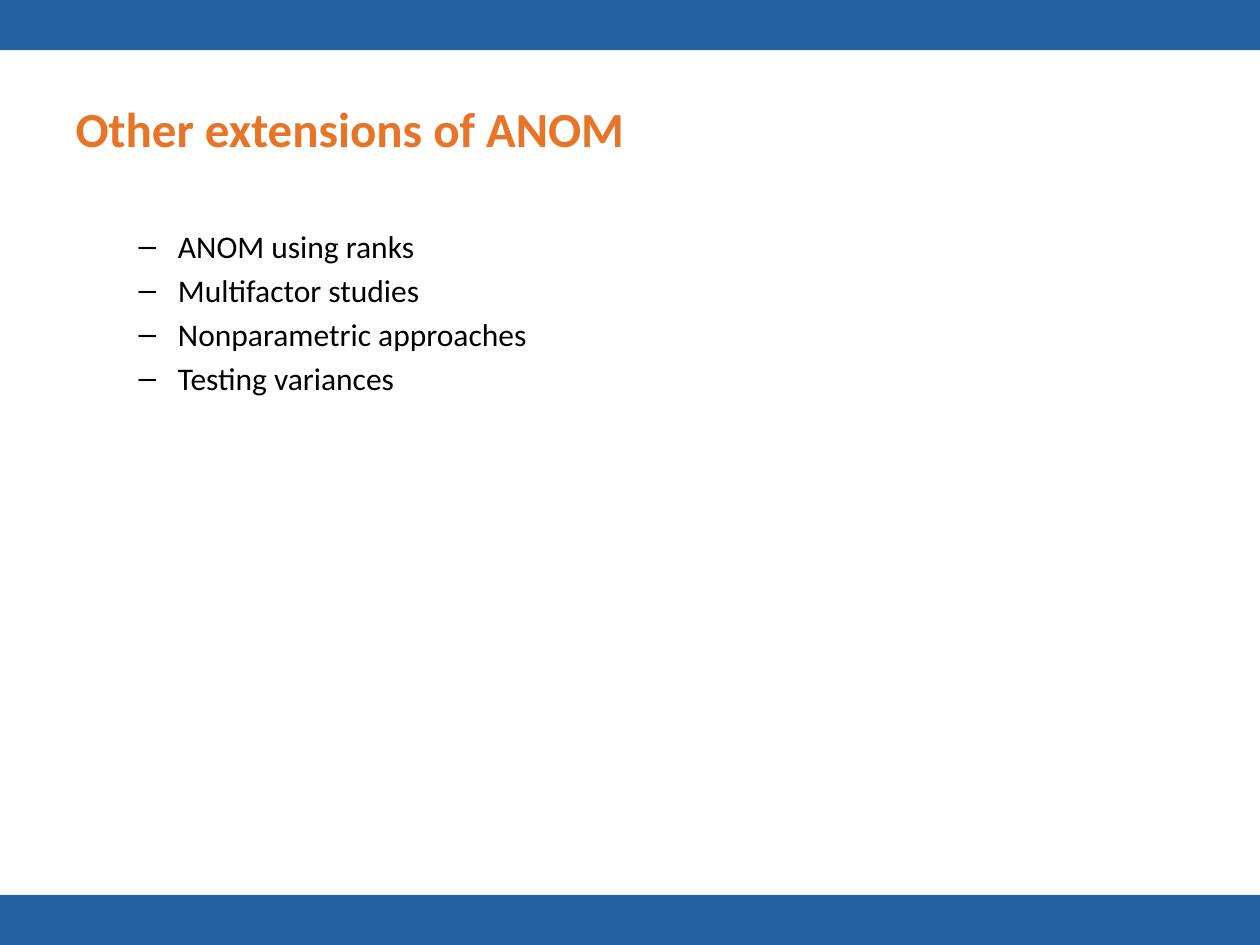
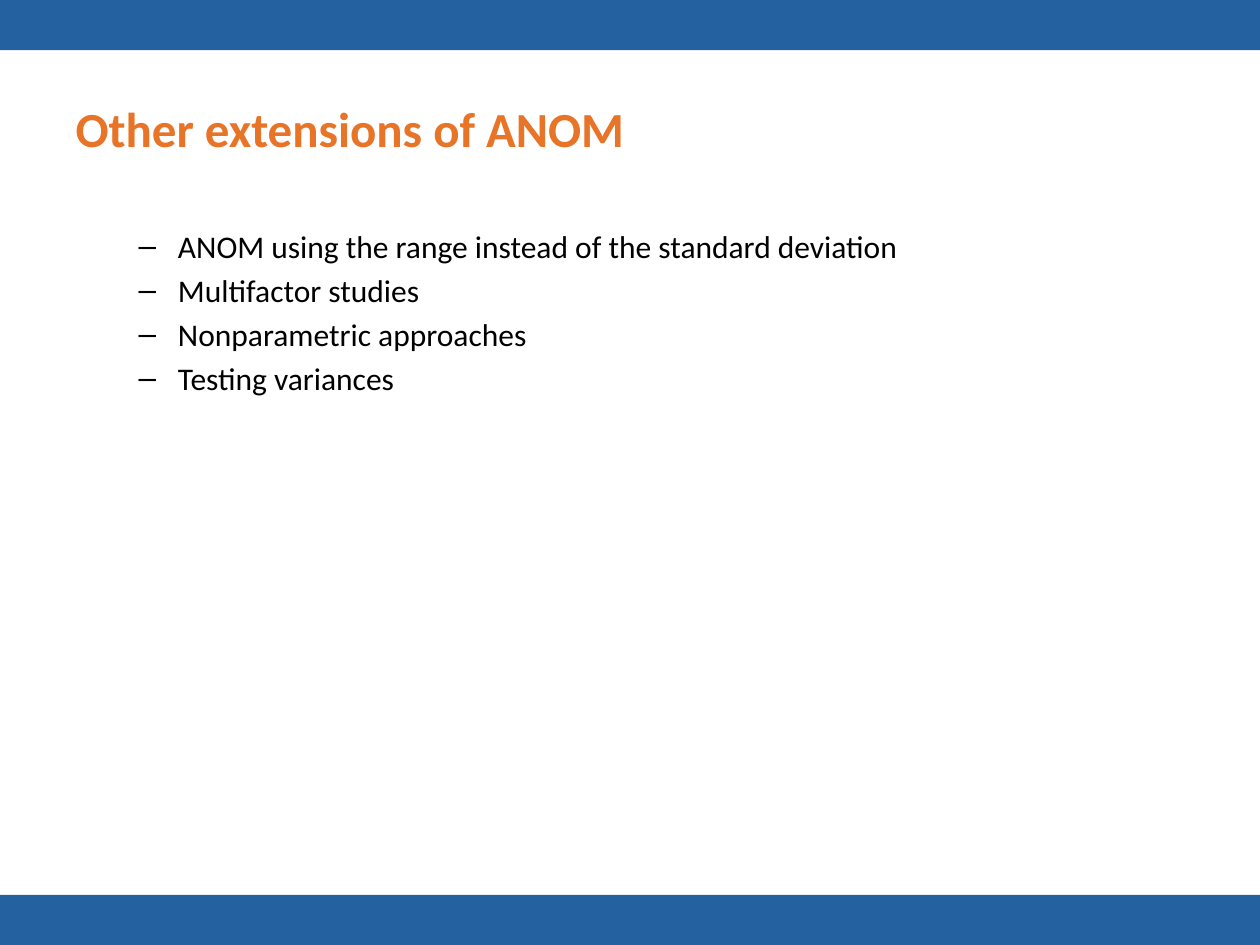
Before and after one commit to pmean/papers-and-presentations, a slide deck: slide 47 of anom/anom-talk-with-template.pptx (slide 37 before the commit). Drawn at 1260x945 pixels with LibreOffice and Linux fonts; fonts in the diff are those of the drawing; background and template pictures are left out. Boxes give left, top, right and bottom in pixels: in the first picture for what was removed or moved away, otherwise in the second. Text is boxed around its words. In the diff, an @@ line names an element or a change of style, - is before the commit and + after.

```diff
--- a/anom/anom-talk-with-template.pptx
+++ b/anom/anom-talk-with-template.pptx
@@ text at (x1=178, y1=236, x2=897, y2=264): text changed @@
-  – ANOM using ranks
+  – ANOM using the range instead of the standard deviation
```
Also in this commit, not shown: 15 other slides changed, 26 slides added, 13 slides removed, 10 other files.
